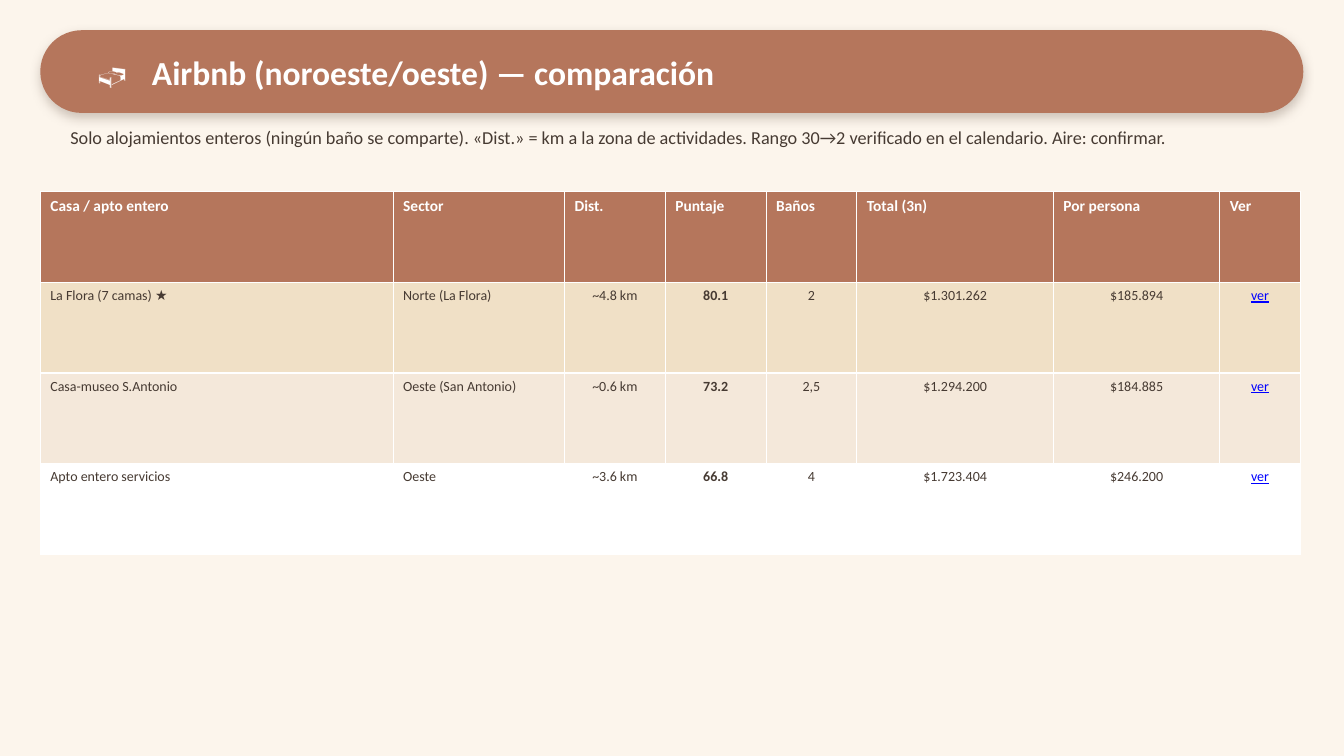
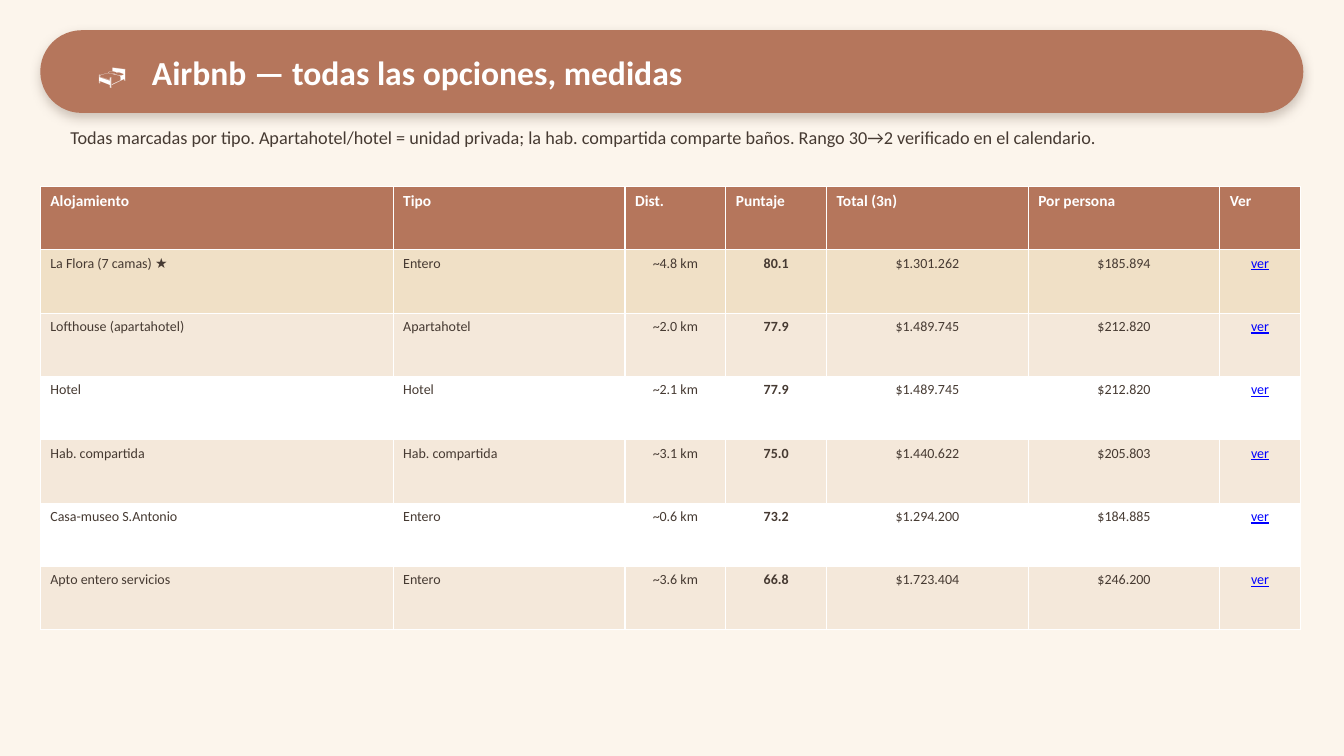
Before and after one commit to ClearNote97/paseo-mini-boom-en-cali, a slide deck: slide 8 of output/Mini-Boom-en-Cali_Presentacion.pptx. Drawn at 1344x756 pixels with LibreOffice and Linux fonts; fonts in the diff are those of the drawing. Boxes give left, top, right and bottom in pixels: in the first picture for what was removed or moved away, otherwise in the second. Text is boxed around its words. In the diff, an @@ line names an element or a change of style, - is before the commit and + after.

Commit message:
Airbnb v7: integra las 4 opciones del usuario al cuadro, TODAS medidas, marcadas por tipo
'márcalas donde van' = medirlas con el algoritmo, no excluirlas. El cuadro de Airbnb ahora
incluye las 6 (las 4 del usuario + 2 casas enteras verificadas), todas puntuadas, con columnas
nuevas Tipo (entero/apartahotel/hotel/hab. compartida) y ¿Baño comp.?:
  1. La Flora (Entero, 80.1) ★   2. Lofthouse (Apartahotel, 77.9)   3. Hotel (77.9)
  4. Hab. compartida (75.0, baño Sí-extraños)   5. Casa-museo (73.2)   6. Apto servicios (66.8)
- La ★ se restringe a la mejor CASA ENTERA con camas>=5 (no un hotel).
- camas/banos/rating pueden ser None (hoteles) -> '—' (helper dash()).
- Descartes solo para las que NO tienen el rango 30->2. Columna Total (3n) + por persona en los 4.
Actualiza D-005 (v7).

```diff
--- a/output/Mini-Boom-en-Cali_Presentacion.pptx
+++ b/output/Mini-Boom-en-Cali_Presentacion.pptx
@@ text at <box>152,61,682,91</box>: text changed @@
-🛏️ Airbnb (noroeste/oeste) — comparación
+🛏️ Airbnb — todas las opciones, medidas
@@ text at <box>70,131,1096,147</box>: text changed @@
-Solo alojamientos enteros (ningún baño se comparte). «Dist.» = km a la zona de actividades. Rango 30→2 verificado en el calendario. Aire: confirmar.
+Todas marcadas por tipo. Apartahotel/hotel = unidad privada; la hab. compartida comparte baños. Rango 30→2 verificado en el calendario.
@@ table at <box>40,187,1301,630</box> @@
-Casa / apto entero | Sector | Dist. | Puntaje | Baños | Total (3n) | Por persona | Ver
-La Flora (7 camas) ★ | Norte (La Flora) | ~4.8 km | 80.1 | 2 | $1.301.262 | $185.894 | ver
-Casa-museo S.Antonio | Oeste (San Antonio) | ~0.6 km | 73.2 | 2,5 | $1.294.200 | $184.885 | ver
-Apto entero servicios | Oeste | ~3.6 km | 66.8 | 4 | $1.723.404 | $246.200 | ver
+Alojamiento | Tipo | Dist. | Puntaje | Total (3n) | Por persona | Ver
+La Flora (7 camas) ★ | Entero | ~4.8 km | 80.1 | $1.301.262 | $185.894 | ver
+Lofthouse (apartahotel) | Apartahotel | ~2.0 km | 77.9 | $1.489.745 | $212.820 | ver
+Hotel | Hotel | ~2.1 km | 77.9 | $1.489.745 | $212.820 | ver
+Hab. compartida | Hab. compartida | ~3.1 km | 75.0 | $1.440.622 | $205.803 | ver
+Casa-museo S.Antonio | Entero | ~0.6 km | 73.2 | $1.294.200 | $184.885 | ver
+Apto entero servicios | Entero | ~3.6 km | 66.8 | $1.723.404 | $246.200 | ver
@@ table: place and size @@
-table at <box>40,192,1301,555</box>
+table at <box>40,187,1301,630</box>
```
Also in this commit, not shown: 1 other slide changed, 5 other files.
